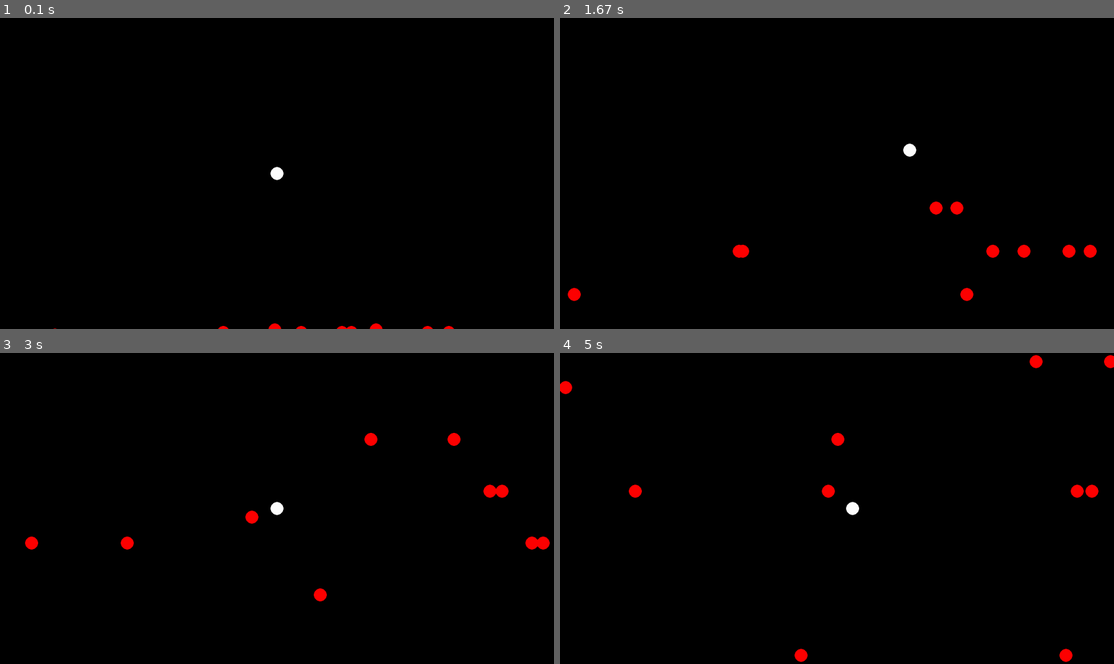
Above: before the commit, frames 1-4 (two rows, left to right).
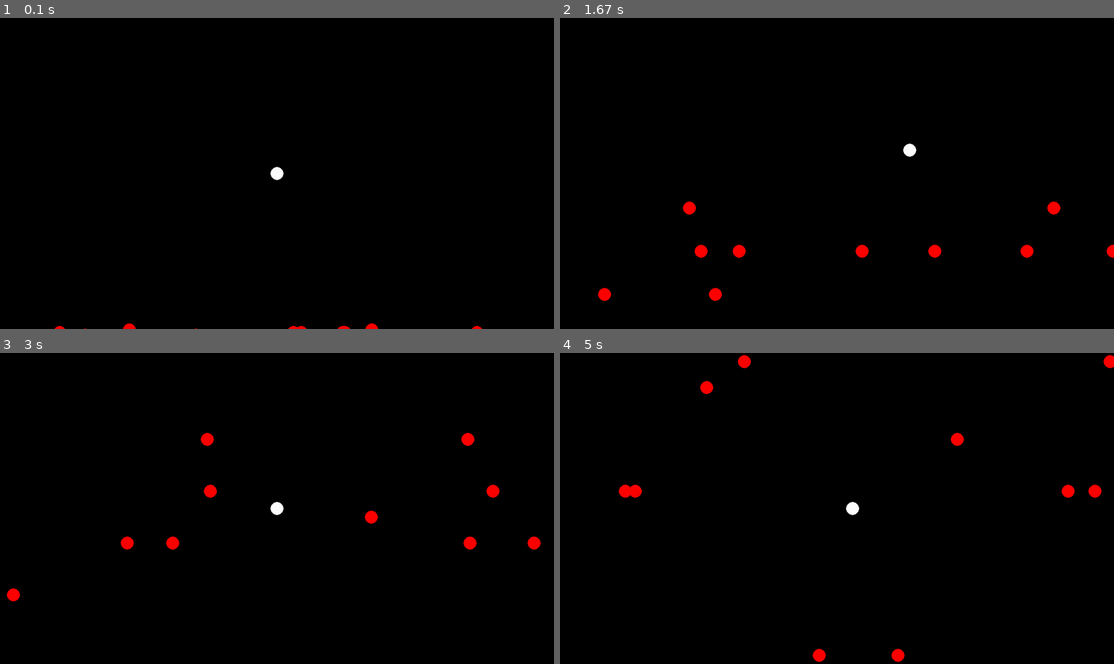
Above: after the commit, the same moments.

Repository: PyroRay/Python-Pygame-Stuff
Game: pygame game, started from Pygame Excersizes/ObjectGame/ObjectGame.py
Same seed, same stepped clock (60 frames per second), same inputs: the game is played once before the commit and once after it.
Inputs:
- Up to frame 1 (0.1 s): no input
- Up to frame 2 (1.67 s): hold D 0.33-0.8 s; hold W 0.83-1.13 s; hold D 1.17-1.63 s
- Up to frame 3 (3 s): hold A 1.67-2.2 s; hold S 2.23-2.53 s; hold A 2.57-2.97 s
- Up to frame 4 (5 s): hold W 3-3.37 s; hold D 3.4-4.03 s; hold S 4.07-4.43 s; hold A 4.47-4.93 s; hold D from 4.97 s (still down)

The runs differ from the first frame. In frame 1, 0.2% of the frame differs, in the area x 9-88%, y 98-100%; in frame 2, 1.3%, in the area x 1-100%, y 58-92%; in frame 3, 1.2%; in frame 4, 1.2%.

Commit message:
Added Version with more collision

Diff:
--- /dev/null
+++ b/Pygame Excersizes/ObjectGame/Ball Game/BallClass - Ray.py
@@ -0,0 +1,196 @@
+
+#region Imports
+import pygame, sys, random, math
+from pygame.locals import *
+pygame.init()
+#endregion
+
+#region Defining Variables
+windowSurfaceObj = pygame.display.set_mode((1280, 720))
+pygame.display.set_caption('Object Game')
+clrBlack = pygame.Color(0, 0, 0)
+clrRed = pygame.Color(255, 0, 0)
+clrWhite = pygame.Color(255, 255, 255)
+fpsClock = pygame.time.Clock()
+left_pressed = False
+right_pressed = False
+up_pressed = False
+down_pressed = False
+delay = 20 # How many pixels off screen the robot will be when it wraps around to the bottom from top
+timer = 0
+numRobots = 30
+screendim = pygame.display.get_surface().get_size()
+#endregion
+
+#region Classes
+
+class vector:
+    def __init__(self, x, y):
+        self.x = x
+        self.y = y
+
+    def magnitude(self):
+        return math.sqrt(x**2 + y**2)
+
+class robot:
+    def __init__(self, speed, colorset, xset, yset, dirx=0, diry=0):
+        self.image = pygame.image.load('squirrel.png')
+        self.radius = 15 #basically the size
+        self.set(speed,colorset,xset,yset)
+        self.direction = vector(dirx, diry)
+        self.speed = speed
+
+    def setdirection(self,dirx=None,diry=None):
+        if(dirx != None):
+            self.direction.x = dirx
+        if(diry != None):
+            self.direction.y = diry
+
+    def move(self, dirx=None, diry=None):
+        if(dirx == None):
+            self.x += self.direction.x
+        else:
+            self.x += dirx
+        if(diry == None):
+            self.y += self.direction.y
+        else:
+            self.y += diry
+
+    def draw(self):
+        pygame.draw.circle(windowSurfaceObj, (self.color), (self.x, self.y), self.radius)
+
+    def set(self, speed, colorset, xset, yset,dirx=0,diry=0):
+        self.speed = speed
+        self.color = colorset
+        self.x = xset
+        self.y = yset
+        self.direction = vector(dirx,diry)
+
+    def setXY(self, xset, yset):
+        self.set(self.color, xset, yset)
+#endregion
+
+#region Robot Spawning
+playerbot = robot(10, clrWhite, screendim[0]//2, screendim[1]//2)
+
+robots = []
+
+#spawn robots
+while numRobots > 0:
+    # print(screendim[1])
+    robots.append(robot(5, clrRed, random.randint(0, screendim[0]), screendim[1]//2,random.randint(-5,5),-1))
+    numRobots-= 1
+
+#endregion
+
+#region Main Game Loop
+while True:
+    windowSurfaceObj.fill(clrBlack)
+
+    #region Events
+    for event in pygame.event.get():
+        if event.type == QUIT:
+            pygame.quit()
+            sys.exit()
+        elif event.type == KEYDOWN:
+            if event.key == pygame.K_w:
+                # print("\'w\' key was pressed")
+                up_pressed = True
+                left_pressed = False
+                down_pressed = False
+                right_pressed = False
+            elif event.key == pygame.K_a:
+                # print("\'a\' key was pressed")
+                up_pressed = False
+                left_pressed = True
+                down_pressed = False
+                right_pressed = False
+            elif event.key == pygame.K_s:
+                # print("\'s\' key was pressed")
+                up_pressed = False
+                left_pressed = False
+                down_pressed = True
+                right_pressed = False
+            elif event.key == pygame.K_d:
+                # print("\'d\' key was pressed")
+                up_pressed = False
+                left_pressed = False
+                down_pressed = False
+                right_pressed = True
+    #endregion
+
+    #region Player Direction
+
+    if up_pressed:
+        playerbot.move(0,-playerbot.speed)
+    if down_pressed:
+        playerbot.move(0,playerbot.speed)
+    if left_pressed:
+        playerbot.move(-playerbot.speed,0)
+    if right_pressed:
+        playerbot.move(playerbot.speed,0)
+    if playerbot.x < 0:
+        right_pressed = True
+        left_pressed = False
+    if playerbot.x > screendim[0]:
+        right_pressed = False
+        left_pressed = True
+    if playerbot.y < 0:
+        up_pressed = False
+        down_pressed = True
+    if playerbot.y > screendim[1]:
+        up_pressed = True
+        down_pressed = False
+
+    #endregion
+
+    #region Robots Direction
+    for i in range(len(robots)):
+        # print(i)
+        if timer % 240 == 0:
+            robots[i].setdirection(random.randint(-robots[i].speed,robots[i].speed),random.randint(-robots[i].speed,robots[i].speed))
+        elif(robots[i].x > screendim[0]):
+            robots[i].setdirection(-1)
+        elif(robots[i].x < 0):
+            robots[i].setdirection(1)
+        if(robots[i].y <= 0 - 2*(delay)):
+            robots[i].y = screendim[1] + delay
+        if(robots[i].y >= screendim[1] + 2*(delay)):
+            robots[i].y = 0 - delay
+        #region collision
+        if math.sqrt(abs(robots[i].x - playerbot.x)**2 + abs(robots[i].y - playerbot.y)**2) < (playerbot.radius + robots[i].radius):
+            if robots[i].x > playerbot.x:
+                robots[i].setdirection(robots[i].speed)
+                right_pressed = False
+                left_pressed = True
+            elif robots[i].x < playerbot.x:
+                robots[i].setdirection(-robots[i].speed)
+                right_pressed = True
+                left_pressed = False
+
+            if robots[i].y > playerbot.y:
+                robots[i].setdirection(None, robots[i].speed)
+                down_pressed = False
+                up_pressed = True
+            elif robots[i].y < playerbot.y:
+                robots[i].setdirection(None, -robots[i].speed)
+                down_pressed = True
+                up_pressed = False
+        #endregion
+        robots[i].move()
+        robots[i].draw()
+    #endregion
+
+
+
+    playerbot.draw()
+
+    windowSurfaceObj.blit(playerbot.image, (int(playerbot.x - playerbot.radius),int(playerbot.y - playerbot.radius)))
+
+    #region Ticks
+    timer += 1
+    pygame.display.update()
+    fpsClock.tick(60)
+    #endregion
+
+#endregion
--- /dev/null
+++ b/Pygame Excersizes/ObjectGame/BallClass.py
@@ -0,0 +1,196 @@
+
+#region Imports
+import pygame, sys, random, math
+from pygame.locals import *
+pygame.init()
+#endregion
+
+#region Defining Variables
+windowSurfaceObj = pygame.display.set_mode((1280, 720))
+pygame.display.set_caption('Object Game')
+clrBlack = pygame.Color(0, 0, 0)
+clrRed = pygame.Color(255, 0, 0)
+clrWhite = pygame.Color(255, 255, 255)
+fpsClock = pygame.time.Clock()
+left_pressed = False
+right_pressed = False
+up_pressed = False
+down_pressed = False
+delay = 20 # How many pixels off screen the robot will be when it wraps around to the bottom from top
+timer = 0
+numRobots = 30
+screendim = pygame.display.get_surface().get_size()
+#endregion
+
+#region Classes
+
+class vector:
+    def __init__(self, x, y):
+        self.x = x
+        self.y = y
+
+    def magnitude(self):
+        return math.sqrt(x**2 + y**2)
+
+class robot:
+    def __init__(self, speed, colorset, xset, yset, dirx=0, diry=0):
+        self.image = pygame.image.load('squirrel.png')
+        self.radius = 15 #basically the size
+        self.set(speed,colorset,xset,yset)
+        self.direction = vector(dirx, diry)
+        self.speed = speed
+
+    def setdirection(self,dirx=None,diry=None):
+        if(dirx != None):
+            self.direction.x = dirx
+        if(diry != None):
+            self.direction.y = diry
+
+    def move(self, dirx=None, diry=None):
+        if(dirx == None):
+            self.x += self.direction.x
+        else:
+            self.x += dirx
+        if(diry == None):
+            self.y += self.direction.y
+        else:
+            self.y += diry
+
+    def draw(self):
+        pygame.draw.circle(windowSurfaceObj, (self.color), (self.x, self.y), self.radius)
+
+    def set(self, speed, colorset, xset, yset,dirx=0,diry=0):
+        self.speed = speed
+        self.color = colorset
+        self.x = xset
+        self.y = yset
+        self.direction = vector(dirx,diry)
+
+    def setXY(self, xset, yset):
+        self.set(self.color, xset, yset)
+#endregion
+
+#region Robot Spawning
+playerbot = robot(10, clrWhite, screendim[0]//2, screendim[1]//2)
+
+robots = []
+
+#spawn robots
+while numRobots > 0:
+    # print(screendim[1])
+    robots.append(robot(5, clrRed, random.randint(0, screendim[0]), screendim[1]//2,random.randint(-5,5),-1))
+    numRobots-= 1
+
+#endregion
+
+#region Main Game Loop
+while True:
+    windowSurfaceObj.fill(clrBlack)
+
+    #region Events
+    for event in pygame.event.get():
+        if event.type == QUIT:
+            pygame.quit()
+            sys.exit()
+        elif event.type == KEYDOWN:
+            if event.key == pygame.K_w:
+                # print("\'w\' key was pressed")
+                up_pressed = True
+                left_pressed = False
+                down_pressed = False
+                right_pressed = False
+            elif event.key == pygame.K_a:
+                # print("\'a\' key was pressed")
+                up_pressed = False
+                left_pressed = True
+                down_pressed = False
+                right_pressed = False
+            elif event.key == pygame.K_s:
+                # print("\'s\' key was pressed")
+                up_pressed = False
+                left_pressed = False
+                down_pressed = True
+                right_pressed = False
+            elif event.key == pygame.K_d:
+                # print("\'d\' key was pressed")
+                up_pressed = False
+                left_pressed = False
+                down_pressed = False
+                right_pressed = True
+    #endregion
+
+    #region Player Direction
+
+    if up_pressed:
+        playerbot.move(0,-playerbot.speed)
+    if down_pressed:
+        playerbot.move(0,playerbot.speed)
+    if left_pressed:
+        playerbot.move(-playerbot.speed,0)
+    if right_pressed:
+        playerbot.move(playerbot.speed,0)
+    if playerbot.x < 0:
+        right_pressed = True
+        left_pressed = False
+    if playerbot.x > screendim[0]:
+        right_pressed = False
+        left_pressed = True
+    if playerbot.y < 0:
+        up_pressed = False
+        down_pressed = True
+    if playerbot.y > screendim[1]:
+        up_pressed = True
+        down_pressed = False
+
+    #endregion
+
+    #region Robots Direction
+    for i in range(len(robots)):
+        # print(i)
+        if timer % 240 == 0:
+            robots[i].setdirection(random.randint(-robots[i].speed,robots[i].speed),random.randint(-robots[i].speed,robots[i].speed))
+        elif(robots[i].x > screendim[0]):
+            robots[i].setdirection(-1)
+        elif(robots[i].x < 0):
+            robots[i].setdirection(1)
+        if(robots[i].y <= 0 - 2*(delay)):
+            robots[i].y = screendim[1] + delay
+        if(robots[i].y >= screendim[1] + 2*(delay)):
+            robots[i].y = 0 - delay
+        #region collision
+        if math.sqrt(abs(robots[i].x - playerbot.x)**2 + abs(robots[i].y - playerbot.y)**2) < (playerbot.radius + robots[i].radius):
+            if robots[i].x > playerbot.x:
+                robots[i].setdirection(robots[i].speed)
+                right_pressed = False
+                left_pressed = True
+            elif robots[i].x < playerbot.x:
+                robots[i].setdirection(-robots[i].speed)
+                right_pressed = True
+                left_pressed = False
+
+            if robots[i].y > playerbot.y:
+                robots[i].setdirection(None, robots[i].speed)
+                down_pressed = False
+                up_pressed = True
+            elif robots[i].y < playerbot.y:
+                robots[i].setdirection(None, -robots[i].speed)
+                down_pressed = True
+                up_pressed = False
+        #endregion
+        robots[i].move()
+        robots[i].draw()
+    #endregion
+
+
+
+    playerbot.draw()
+
+    windowSurfaceObj.blit(playerbot.image, (int(playerbot.x - playerbot.radius),int(playerbot.y - playerbot.radius)))
+
+    #region Ticks
+    timer += 1
+    pygame.display.update()
+    fpsClock.tick(60)
+    #endregion
+
+#endregion
--- a/Pygame Excersizes/ObjectGame/ObjectGame.py
+++ b/Pygame Excersizes/ObjectGame/ObjectGame.py
@@ -1,9 +1,6 @@
 
 #region Imports
-import pygame
-import sys
-import random
-import math
+import pygame, sys, random, math
 from pygame.locals import *
 pygame.init()
 #endregion
@@ -19,15 +16,14 @@
 right_pressed = False
 up_pressed = False
 down_pressed = False
-delay = 20  # How many pixels off screen the robot will be when it wraps around to the bottom from top
+delay = 20 # How many pixels off screen the robot will be when it wraps around to the bottom from top
 timer = 0
 numRobots = 10
-_playerspeed = 3
+_playerspeed=3
 screendim = pygame.display.get_surface().get_size()
 #endregion
 
 #region Classes
-
 
 class vector:
     def __init__(self, x, y):
@@ -37,14 +33,13 @@
     def magnitude(self):
         return math.sqrt(x**2 + y**2)
 
-
 class robot:
     def __init__(self, colorset, xset, yset, dirx=0, diry=0):
         self.radius = 15
-        self.set(colorset, xset, yset)
+        self.set(colorset,xset,yset)
         self.direction = vector(dirx, diry)
 
-    def setdirection(self, dirx=None, diry=None):
+    def setdirection(self,dirx=None,diry=None):
         if(dirx != None):
             self.direction.x = dirx
         if(diry != None):
@@ -61,14 +56,13 @@
             self.y += diry
 
     def draw(self):
-        pygame.draw.circle(windowSurfaceObj, (self.color),
-                           (self.x, self.y), self.radius)
+        pygame.draw.circle(windowSurfaceObj, (self.color), (self.x, self.y), self.radius)
 
-    def set(self, colorset, xset, yset, dirx=0, diry=0):
+    def set(self, colorset, xset, yset,dirx=0,diry=0):
         self.color = colorset
         self.x = xset
         self.y = yset
-        self.direction = vector(dirx, diry)
+        self.direction = vector(dirx,diry)
 
     def setXY(self, xset, yset):
         self.set(self.color, xset, yset)
@@ -87,7 +81,6 @@
 #     return badrobotdirection
 #endregion
 
-
 #region Robot Spawning
 playerbot = robot(clrWhite, screendim[0]//2, screendim[1]//2)
 
@@ -96,9 +89,8 @@
 #spawn robots
 while numRobots > 0:
     # print(screendim[1])
-    robots.append(robot(clrRed, random.randint(
-        0, screendim[0]), screendim[1] + 20, random.randint(-1, 1), -1))
-    numRobots -= 1
+    robots.append(robot(clrRed, random.randint(0, screendim[0]), screendim[1] + 20,random.randint(-1,1),-1))
+    numRobots-= 1
 
 #endregion
 
@@ -141,21 +133,21 @@
 
     #region Player Direction
     if up_pressed:
-        playerbot.move(0, -_playerspeed)
+        playerbot.move(0,-_playerspeed)
     if down_pressed:
-        playerbot.move(0, _playerspeed)
+        playerbot.move(0,_playerspeed)
     if left_pressed:
-        playerbot.move(-_playerspeed, 0)
+        playerbot.move(-_playerspeed,0)
     if right_pressed:
-        playerbot.move(_playerspeed, 0)
+        playerbot.move(_playerspeed,0)
     if playerbot.x < 0:
         playerbot.move(_playerspeed, 0)
     if playerbot.x > screendim[0]:
         playerbot.move(-_playerspeed, 0)
     if playerbot.y < 0:
-        playerbot.move(0, _playerspeed)
+        playerbot.move(0,_playerspeed)
     if playerbot.y > screendim[1]:
-        playerbot.move(0, -_playerspeed)
+        playerbot.move(0,-_playerspeed)
 
     #endregion
 
@@ -163,8 +155,7 @@
     for i in range(len(robots)):
         # print(i)
         if timer % 120 == 0:
-            robots[i].setdirection(
-                random.randint(-_playerspeed, _playerspeed), random.randint(-_playerspeed, -1))
+            robots[i].setdirection(random.randint(-_playerspeed,_playerspeed),random.randint(-_playerspeed,-1))
         elif(robots[i].x > screendim[0]):
             robots[i].setdirection(-1)
         elif(robots[i].x < 0):
@@ -175,14 +166,19 @@
         if math.sqrt(abs(robots[i].x - playerbot.x)**2 + abs(robots[i].y - playerbot.y)**2) < (playerbot.radius + robots[i].radius):
             if robots[i].x > playerbot.x:
                 robots[i].setdirection(3)
+                playerbot.setdirection(-3)
             elif robots[i].x < playerbot.x:
                 robots[i].setdirection(-3)
+                playerbot.setdirection(3)
         #endregion
         robots[i].move()
         robots[i].draw()
     #endregion
 
+
+
     playerbot.draw()
+
 
     #region Ticks
     timer += 1
Binary file added: Pygame Excersizes/ObjectGame/Ball Game/squirrel.png
Binary file added: Pygame Excersizes/ObjectGame/squirrel.png
